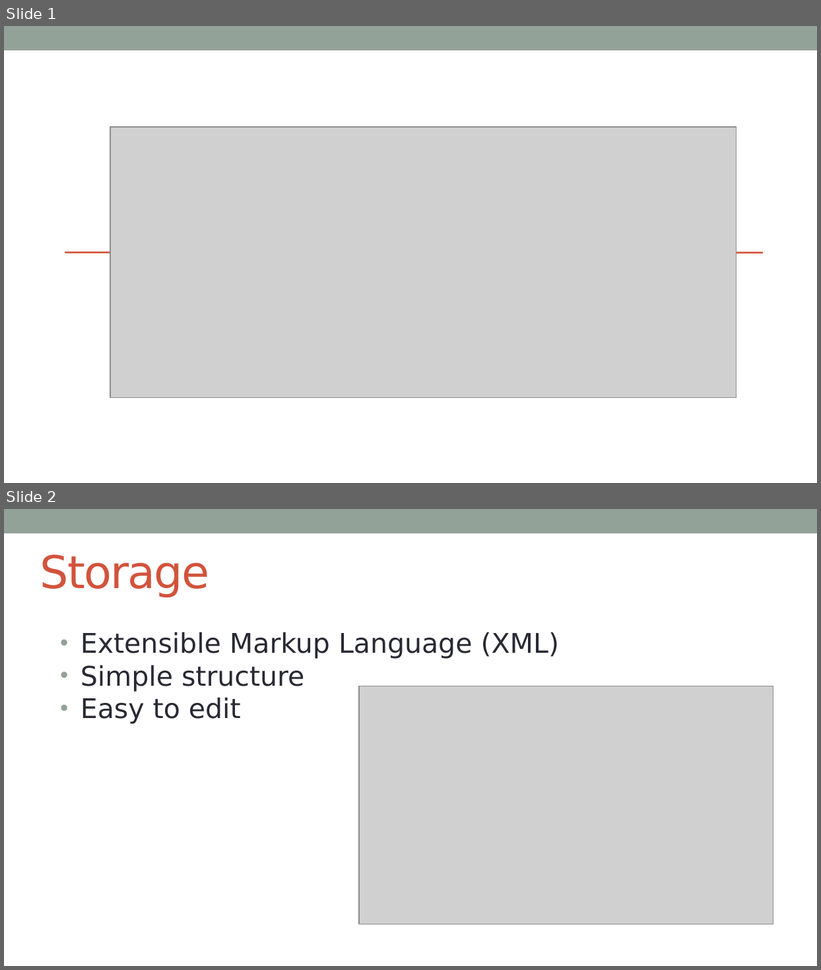
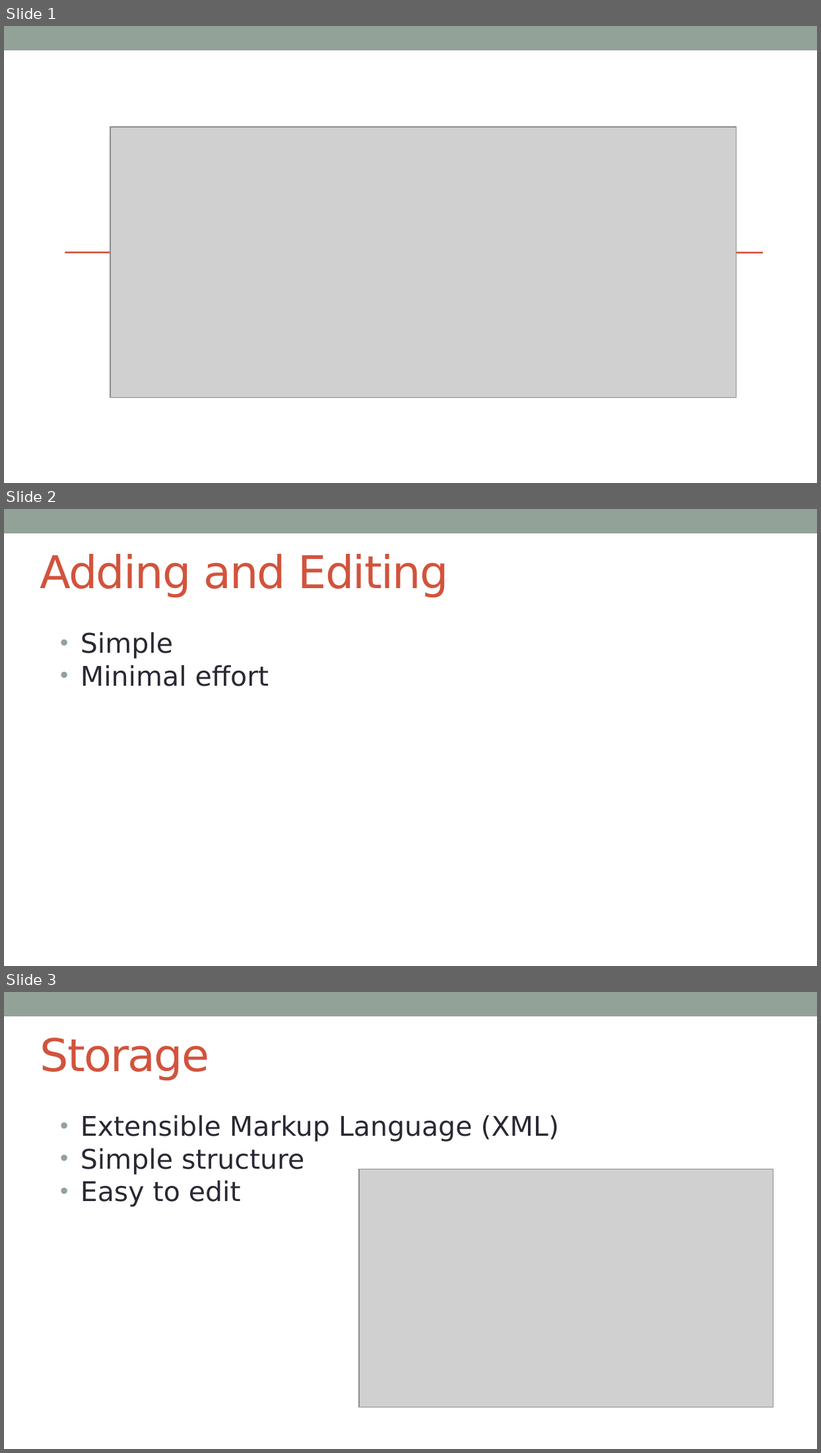
Before and after one commit to riwu/CS2101, a slide deck: WURI OP2.pptx. Shown one above the other, each under a label of ours: slides 1 and 2 before the commit, slides 1, 2 and 3 after it. The pictures are 821x970 and 821x1453 pixels, drawn with LibreOffice and Linux fonts; fonts in the diff are those of the drawing; grey boxes stand for pictures. Boxes give left, top, right and bottom in pixels: in the first picture for what was removed or moved away, otherwise in the second. Text is boxed around its words. In the diff, an @@ line names an element or a change of style, - is before the commit and + after.

Commit message:
Changes to prezzie slides

```diff
--- a/WURI OP2.pptx
+++ b/WURI OP2.pptx
@@ slide 2 added at [4,509,817,966], background #FFFFFF; not listed: 1 template element that a slide beside it also shows @@
@@ title added at [40,554,449,598], 40 pt, text #D2533C @@
+Adding and Editing
@@ text added at [81,632,269,687], 24 pt, text #292934 @@
+• Simple
+• Minimal effort
@@ what was slide 2 is now slide 3 @@
```
